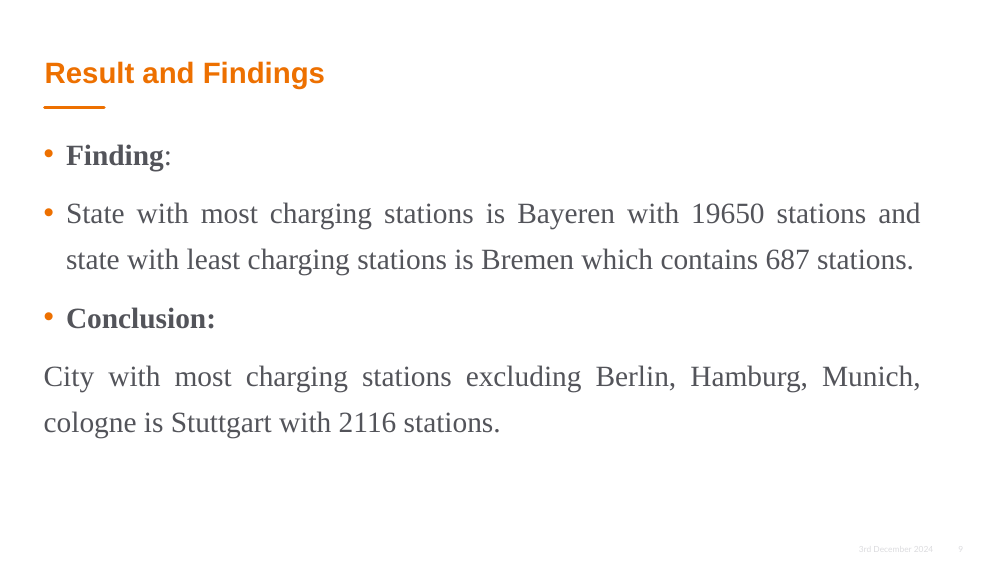
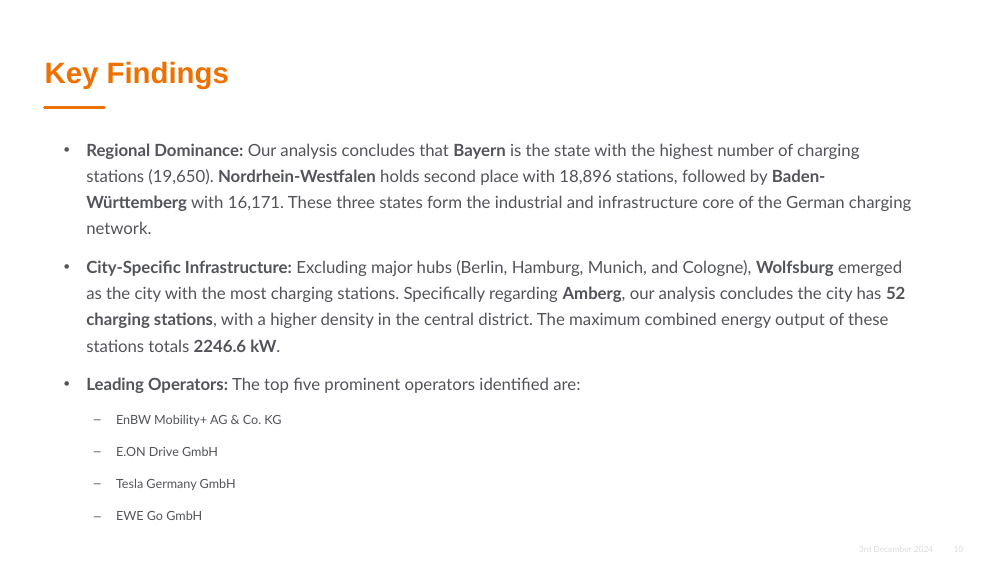
Before and after one commit to SathwikSharma226/PRS_FinalProject_EVGermany, a slide deck: slide 10 of PRS_Presentation_EVGermany.pptx (slide 9 before the commit). Drawn at 1008x567 pixels with LibreOffice and Linux fonts; fonts in the diff are those of the drawing; background and template pictures are left out. Boxes give left, top, right and bottom in pixels: in the first picture for what was removed or moved away, otherwise in the second. Text is boxed around its words. In the diff, an @@ line names an element or a change of style, - is before the commit and + after.

```diff
--- a/PRS_Presentation_EVGermany.pptx
+++ b/PRS_Presentation_EVGermany.pptx
@@ title at [45, 61, 229, 89]: text changed @@
-Result and Findings
+Key Findings
@@ text "Regional Dominance: Our analysis concludes ...": place and size @@
-text "Regional Dominance: Our analysis concludes ..." at [44, 126, 922, 468]
+text "Regional Dominance: Our analysis concludes ..." at [26, 133, 921, 475]
@@ text at [86, 143, 911, 456]: text changed; size 28 to 16 pt; font Times New Roman to Lato @@
-• Finding:
-• State with most charging stations is Bayeren with 19650 stations and state with least charging stations is Bremen which contains 687 stations.
-• Conclusion:
-City with most charging stations excluding Berlin, Hamburg, Munich, cologne is Stuttgart with 2116 stations.
+  • Regional Dominance: Our analysis concludes that Bayern is the state with the highest number of charging stations (19,650). Nordrhein-Westfalen holds second place with 18,896 stations, followed by Baden-Württemberg with 16,171. These three states form the industrial and infrastructure core of the German charging network.
+  • City-Specific Infrastructure: Excluding major hubs (Berlin, Hamburg, Munich, and Cologne), Wolfsburg emerged as the city with the most charging stations. Specifically regarding Amberg, our analysis concludes the city has 52 charging stations, with a higher density in the central district. The maximum combined energy output of these stations totals 2246.6 kW.
+  • Leading Operators: The top five prominent operators identified are:
+    – EnBW Mobility+ AG & Co. KG
+    – E.ON Drive GmbH
+    – Tesla Germany GmbH
+    – EWE Go GmbH
@@ page number at [938, 537, 963, 560]: text changed @@
-9
+10
```
Also in this commit, not shown: 7 other slides changed, 3 slides added, 1 slide removed.
